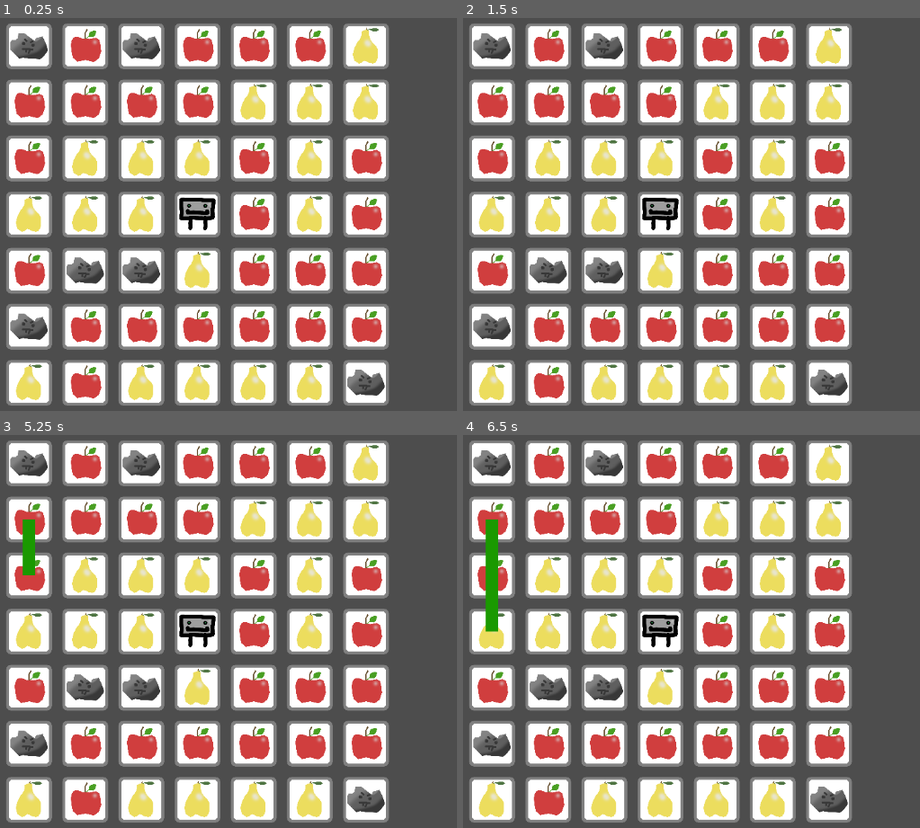
Above: before the commit, frames 1-4 (two rows, left to right).
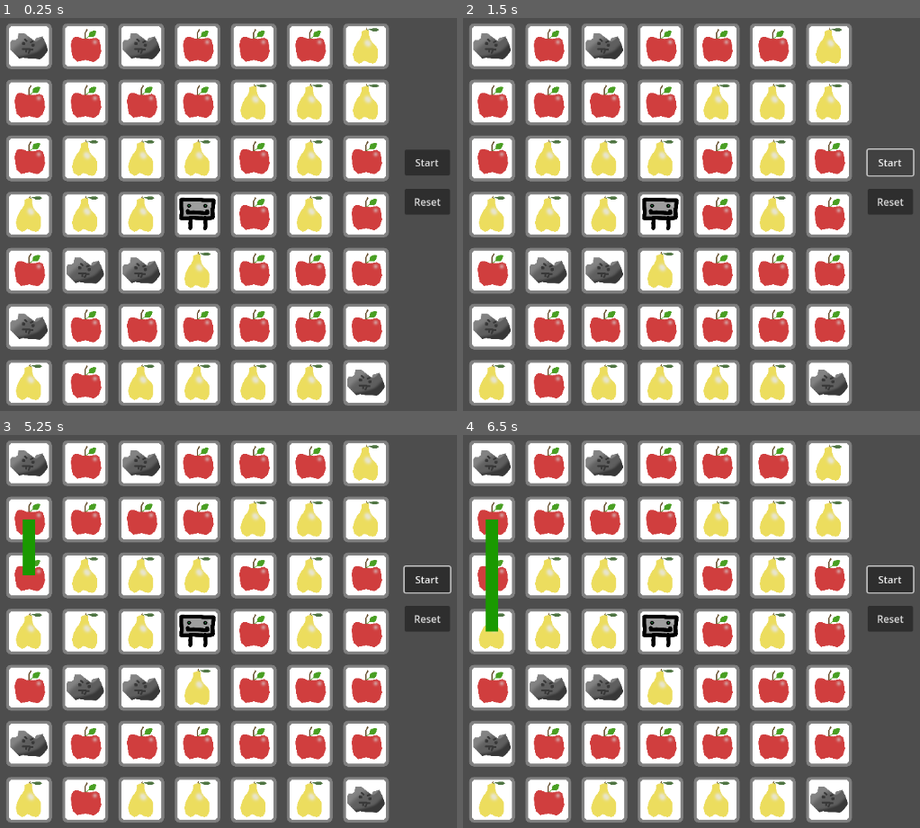
Above: after the commit, the same moments.

Repository: Maerorr/connect-game
Game: Godot game, scene res://Scenes/main.tscn
Same seed, same stepped clock (60 frames per second), same inputs: the game is played once before the commit and once after it.
Inputs (mouse positions are in pixels of both pictures, inside the frame that each line leads up to):
- Up to frame 1 (0.25 s): no input
- Up to frame 2 (1.5 s): click (892, 202) at 0.5 s, where only the run after the commit has a clickable "Reset"; click (892, 163) at 1.25 s, where only the run after the commit has a clickable "Start"
- Up to frame 3 (5.25 s): click (429, 580) at 2 s, where only the run after the commit has a clickable "Start"; click (429, 580) at 2.75 s, where only the run after the commit has a clickable "Start"; tap Enter at 3.5, 5 s; move the mouse to (27, 462) at 3.52 s; press the mouse at (27, 462) at 3.53 s; tap Space at 4.25 s; move the mouse to (27, 517) at 4.27 s; release the mouse at (27, 517) at 4.28 s; click (27, 517) at 4.35 s; move the mouse to (27, 576) at 5.02 s; press the mouse at (27, 576) at 5.03 s
- Up to frame 4 (6.5 s): tap Space at 5.75 s; move the mouse to (490, 631) at 5.77 s; release the mouse at (490, 631) at 5.78 s; click (490, 631) at 5.85 s

The runs differ from the first frame. In frame 1, 1.2% of the frame differs, in the area x 88-99%, y 33-50%; in frame 2, 0.8%; in frame 3, 1.4%; in frame 4, 1.4%.

Commit message:
feat: start/reset buttons

Diff:
--- /dev/null
+++ b/Prefabs/main_ui.tscn
@@ -0,0 +1,24 @@
+[gd_scene format=3 uid="uid://cda8vpj0x3l6u"]
+
+[node name="Control" type="Control"]
+layout_mode = 3
+anchors_preset = 15
+anchor_right = 1.0
+anchor_bottom = 1.0
+grow_horizontal = 2
+grow_vertical = 2
+
+[node name="start_button" type="Button" parent="."]
+layout_mode = 0
+offset_left = 908.0
+offset_top = 220.0
+offset_right = 980.845
+offset_bottom = 261.21
+text = "Start"
+
+[node name="reset_button" type="Button" parent="."]
+offset_left = 908.0
+offset_top = 283.0
+offset_right = 980.845
+offset_bottom = 324.21
+text = "Reset"
--- a/Scenes/main.tscn
+++ b/Scenes/main.tscn
@@ -32,7 +32,33 @@
 [node name="map_loader" type="Node" parent="grid_controller"]
 script = ExtResource("2_jjvhh")
 
-[node name="Node" type="Node" parent="."]
+[node name="globals" type="Node" parent="."]
 script = ExtResource("2_8gbba")
 
+[node name="Control" type="Control" parent="."]
+layout_mode = 3
+anchors_preset = 15
+anchor_right = 1.0
+anchor_bottom = 1.0
+grow_horizontal = 2
+grow_vertical = 2
+
+[node name="start_button" type="Button" parent="Control"]
+layout_mode = 0
+offset_left = 908.0
+offset_top = 220.0
+offset_right = 980.845
+offset_bottom = 261.21
+text = "Start"
+
+[node name="reset_button" type="Button" parent="Control"]
+layout_mode = 0
+offset_left = 908.0
+offset_top = 283.0
+offset_right = 980.845
+offset_bottom = 324.21
+text = "Reset"
+
 [connection signal="map_loaded" from="grid_controller/map_loader" to="grid_controller" method="_on_map_loader_map_loaded"]
+[connection signal="pressed" from="Control/start_button" to="grid_controller" method="_on_move_button_pressed"]
+[connection signal="pressed" from="Control/reset_button" to="grid_controller" method="_on_reset_button_pressed"]
--- a/Scripts/grid_controller.gd
+++ b/Scripts/grid_controller.gd
@@ -60,7 +60,7 @@
 		if Input.is_action_just_released("left_click"):
 			print("Selection ended, total selected tiles: ", selected_tiles.size())
 			selecting = false
-			character.move(selected_tiles)
+			#character.move(selected_tiles)
 
 func get_tile(xy_idx: Vector2i) -> ClickableTile:
 	if xy_idx.x < 0 or xy_idx.x >= map_size.x or xy_idx.y < 0 or xy_idx.y >= map_size.y:
@@ -88,7 +88,7 @@
 		return false
 	if tile.tile_type == Globals.TILE_TYPE.OBSTACLE or tile.tile_type == Globals.TILE_TYPE.EMPTY:
 		return false
-	if selected_tiles.has(tile):
+	if selected_tiles.size() > 0:
 		return false
 	if Globals.distance_between(character_tile, tile) > 1:
 		return false
@@ -120,3 +120,16 @@
 	line_renderer.clear_points()
 	selecting = false
 	print("Character has completed the move, selection cleared.")
+
+func _on_move_button_pressed() -> void:
+	if selected_tiles.size() == 0:
+		print("No tiles selected for movement.")
+		return
+	character.move(selected_tiles)
+	selecting = false
+	print("Character move initiated with ", selected_tiles.size(), " tiles.")
+
+func _on_reset_button_pressed() -> void:
+	selected_tiles.clear()
+	line_renderer.clear_points()
+	selecting = false
--- /dev/null
+++ b/Scripts/tools/debug_editor_draw.gd
@@ -0,0 +1,46 @@
+@tool
+extends Node2D
+
+# Expose this to the editor so it can be set manually
+@export var grid_controller_path: NodePath
+
+var grid_controller: GridController = null
+
+func _ready() -> void:
+    _fetch_grid_controller()
+    queue_redraw()
+
+# Called in the editor and at runtime to keep visuals updated
+func _process(_delta: float) -> void:
+    queue_redraw()
+
+func _fetch_grid_controller():
+    if grid_controller_path != null and has_node(grid_controller_path):
+        grid_controller = get_node(grid_controller_path) as GridController
+    else:
+        grid_controller = null
+
+func _draw() -> void:
+    if grid_controller == null:
+        _fetch_grid_controller()
+        print("GridController not found or not set.")
+        return
+
+    # Access exported properties from GridController
+    var map_size := grid_controller.get("map_size") as Vector2i
+    var tile_size := grid_controller.tile_size
+    var tile_spacing := grid_controller.tile_spacing
+
+    var bounds_x := Vector2(
+        map_size.x * tile_size + (map_size.x - 1) * tile_spacing,
+        0
+    )
+    var bounds_y := Vector2(
+        0,
+        map_size.y * tile_size + (map_size.y - 1) * tile_spacing
+    )
+
+    var total_bounds := Vector2(-100, 100)
+    var rect_pos := -bounds_x / 2.0
+    print("Drawing grid bounds at position: ", rect_pos, " with size: ", total_bounds)
+    draw_rect(Rect2(rect_pos, total_bounds), Color(1, 1, 1, 0.5), false)
Not shown, added: Scripts/tools/debug_editor_draw.gd.uid
